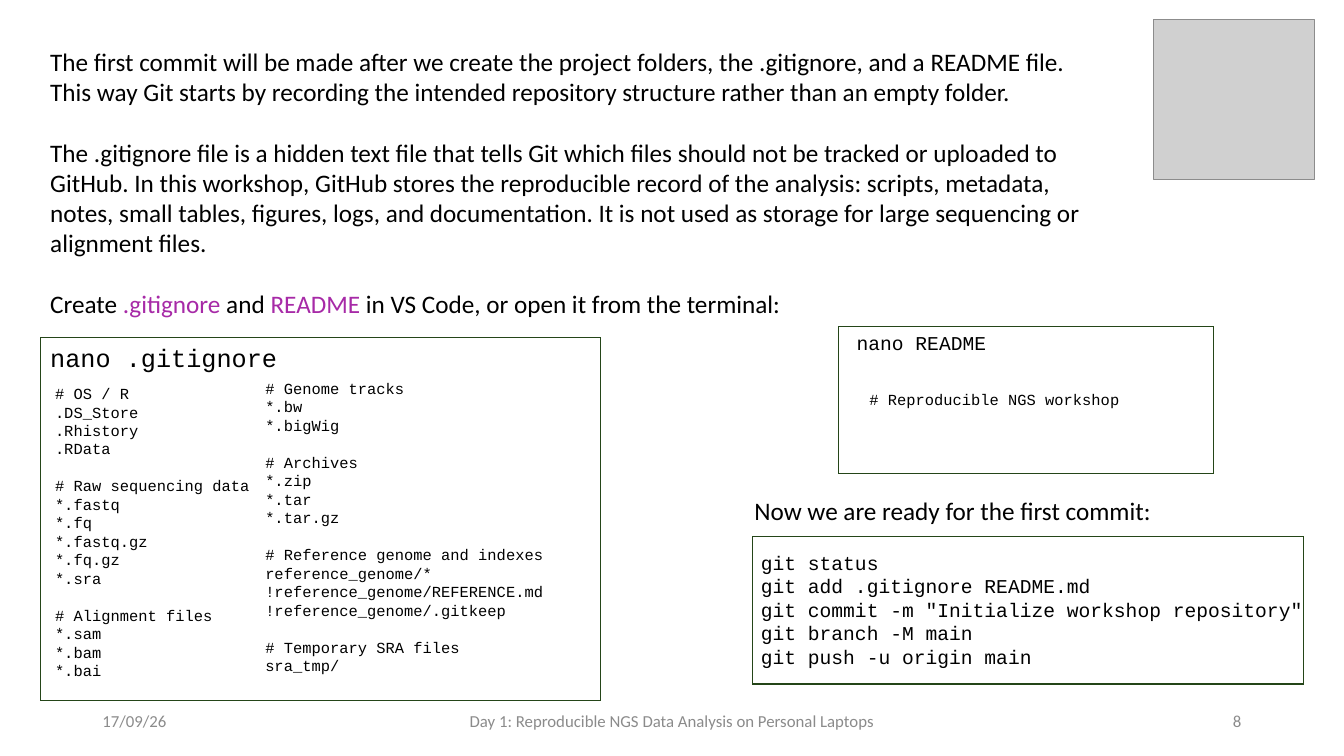
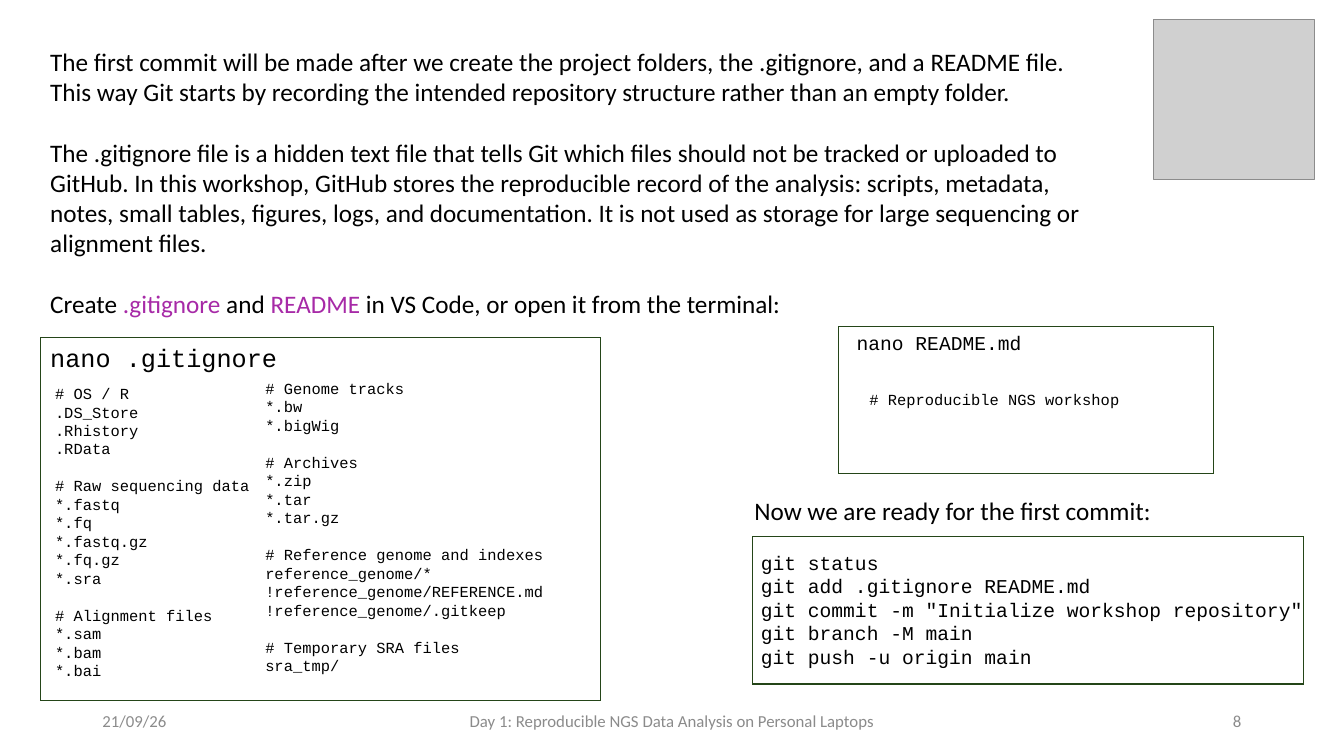
Before and after one commit to fgualdr/reproducible-ngs-workshop, a slide deck: slide 9 of power_point/Day1.pptx. Drawn at 1344x756 pixels with LibreOffice and Linux fonts; fonts in the diff are those of the drawing; grey boxes stand for pictures. Boxes give left, top, right and bottom in pixels: in the first picture for what was removed or moved away, otherwise in the second. Text is boxed around its words. In the diff, an @@ line names an element or a change of style, - is before the commit and + after.

```diff
--- a/power_point/Day1.pptx
+++ b/power_point/Day1.pptx
@@ text at box(857, 337, 1021, 351): text changed @@
-nano README
+nano README.md
@@ text at box(102, 715, 166, 728): text changed @@
-17/09/26
+21/09/26
```
Also in this commit, not shown: 35 other slides changed, 1 slide added, 10 other files.
